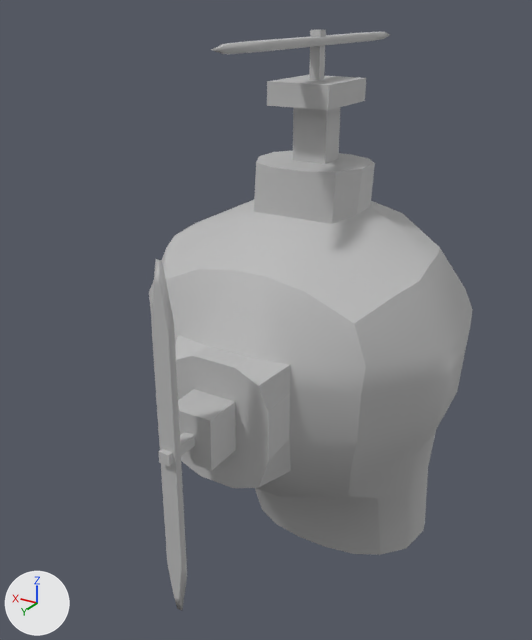
Renders of the FBX model HeatNHit/Assets/Art/calavera.fbx from each side of a commit.
Rendered twice from a 50 mm camera at (-0.0198, 0.037, 0.0376) aimed at (0.0018, 0.0009, 0.0196). Lighting does not change. The marker at lower left points along +X, +Y and +Z. Where no turn or scale is listed for an object, it has been applied to the vertices.

The scene before the commit, as lines of its bpy script (objects in view):
```python
me_mesh = bpy.data.meshes.new('Mesh')
me_mesh.from_pydata(...)  # 260 vertices, 258 faces; spans x -0.0102..0.0102, y -0.013..0.0115, z -0.0136..0.0198
me_mesh.materials.append(mat_lambert1)  # grey #bcbcbc
me_mesh_001 = bpy.data.meshes.new('Mesh.001')
me_mesh_001.from_pydata(...)  # a box spanning x -0.00031..0.00031, y -0.00031..0.00031, z -0.00099..0.00173
me_mesh_001.materials.append(mat_lambert1)  # grey #bcbcbc
me_mesh_002 = bpy.data.meshes.new('Mesh.002')
me_mesh_002.from_pydata(...)  # 24 vertices, 22 faces; spans x -0.06..0.06, y -0.02..0.02, z -1.0..1.0
me_mesh_002.materials.append(mat_lambert1)  # grey #bcbcbc
me_mesh_003 = bpy.data.meshes.new('Mesh.003')
me_mesh_003.from_pydata(...)  # a box spanning x -0.00031..0.00031, y -0.00099..0.0012, z -0.00031..0.00031
me_mesh_003.materials.append(mat_lambert1)  # grey #bcbcbc
me_mesh_004 = bpy.data.meshes.new('Mesh.004')
me_mesh_004.from_pydata(...)  # 24 vertices, 22 faces; spans x -0.06..0.06, y -1.0..1.0, z -0.02..0.02
me_mesh_004.materials.append(mat_lambert1)  # grey #bcbcbc
ob_pcube1 = bpy.data.objects.new('pCube1', me_mesh)
ob_pcube1.location = (0.0, 0.0, 0.01386)
ob_pcube2 = bpy.data.objects.new('pCube2', me_mesh_001)
ob_pcube2.location = (0.0, -0.00156, 0.03454)
ob_pcube3 = bpy.data.objects.new('pCube3', me_mesh_002)
ob_pcube3.location = (0.0, -0.00157, 0.0357)
ob_pcube3.rotation_euler = (1.571, 0.0, 0.0)  # degrees (90, 0, 0)
ob_pcube3.scale = (0.01, 0.01, 0.01)
ob_pcube4 = bpy.data.objects.new('pCube4', me_mesh_003)
ob_pcube4.location = (0.0, 0.01239, 0.01728)
ob_pcube5 = bpy.data.objects.new('pCube5', me_mesh_004)
ob_pcube5.location = (0.0, 0.01308, 0.01728)
ob_pcube5.rotation_euler = (1.571, 0.0, 0.0)  # degrees (90, 0, 0)
ob_pcube5.scale = (0.01, 0.01, 0.01)
```
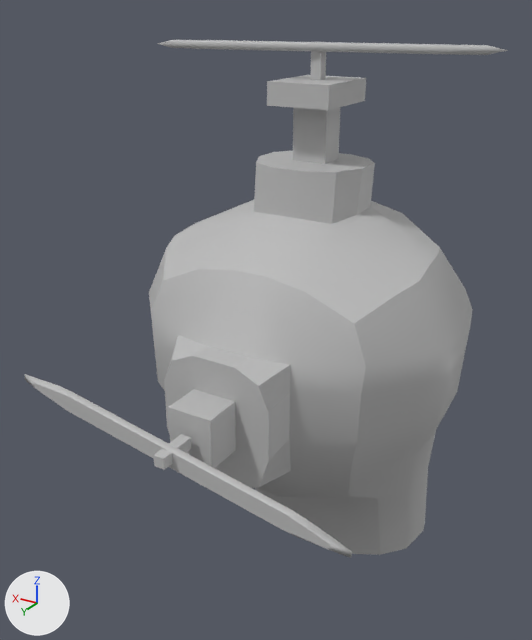
The newer file is also rescaled (x50.0), turned or shifted as a whole; pictures and numbers use the older file's frame.

The change, as a diff of the scene's bpy script:
```diff
--- a/HeatNHit/Assets/Art/calavera.fbx.py
+++ b/HeatNHit/Assets/Art/calavera.fbx.py
@@ ob_pcube5 @@
 ob_pcube5.location = (0.0, 0.01308, 0.01728)
-ob_pcube5.rotation_euler = (1.571, 0.0, 0.0)  # degrees (90, 0, 0)
+ob_pcube5.rotation_euler = (1.571, 1.396, 0.0)  # degrees (90, 80, 0)
 ob_pcube5.scale = (0.01, 0.01, 0.01)
@@ ob_pcube2 @@
 ob_pcube2 = bpy.data.objects.new('pCube2', me_mesh_001)
-ob_pcube2.location = (0.0, -0.00156, 0.03454)
+ob_pcube2.location = (0.0, -0.0017, 0.03391)
@@ ob_pcube4 @@
 ob_pcube4 = bpy.data.objects.new('pCube4', me_mesh_003)
-ob_pcube4.location = (0.0, 0.01239, 0.01728)
+ob_pcube4.location = (0.0, 0.01277, 0.0173)
@@ ob_pcube3 @@
 ob_pcube3 = bpy.data.objects.new('pCube3', me_mesh_002)
-ob_pcube3.location = (0.0, -0.00157, 0.0357)
-ob_pcube3.rotation_euler = (1.571, 0.0, 0.0)  # degrees (90, 0, 0)
+ob_pcube3.location = (0.0, -0.0017, 0.0354)
+ob_pcube3.rotation_euler = (1.571, 0.0, -1.396)  # degrees (90, 0, -80)
 ob_pcube3.scale = (0.01, 0.01, 0.01)
```

Where the change shows, as pixel boxes (x1, y1, x2, y2) in the pictures (532 x 640 px):
'pCube5', turned: before (151, 259, 187, 610); after (25, 374, 352, 558)
'pCube3', moved, turned: before (211, 32, 390, 54); after (157, 40, 508, 55)
'pCube2', moved: before (309, 30, 326, 80); after (310, 42, 326, 80)
'pCube4', moved: before (158, 432, 195, 466); after (153, 434, 191, 470)
